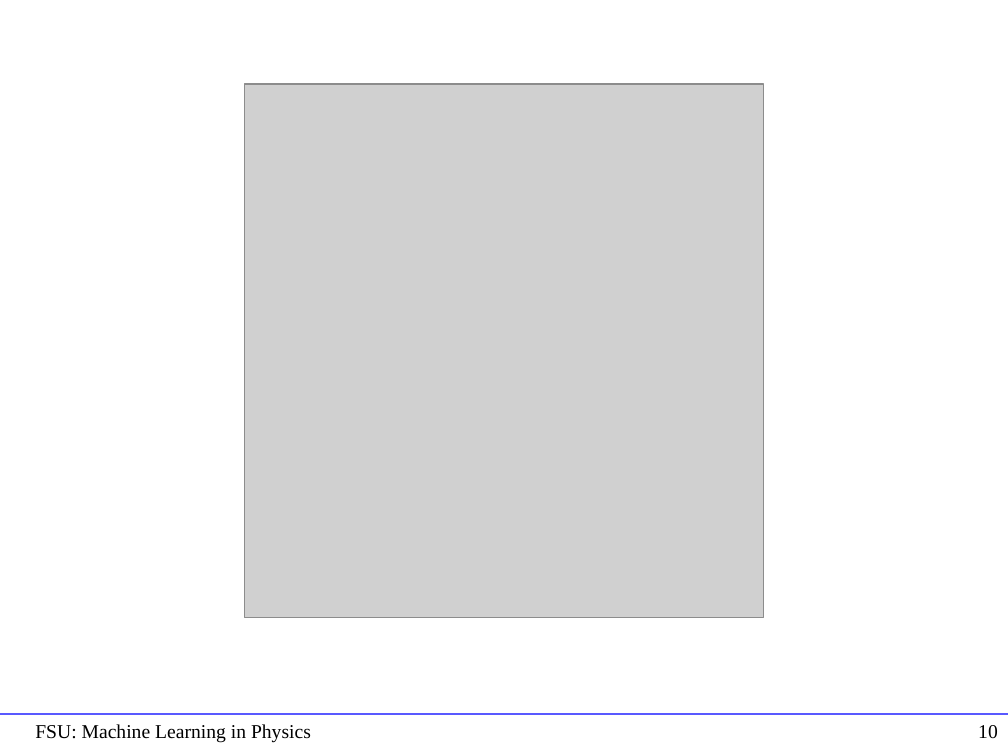
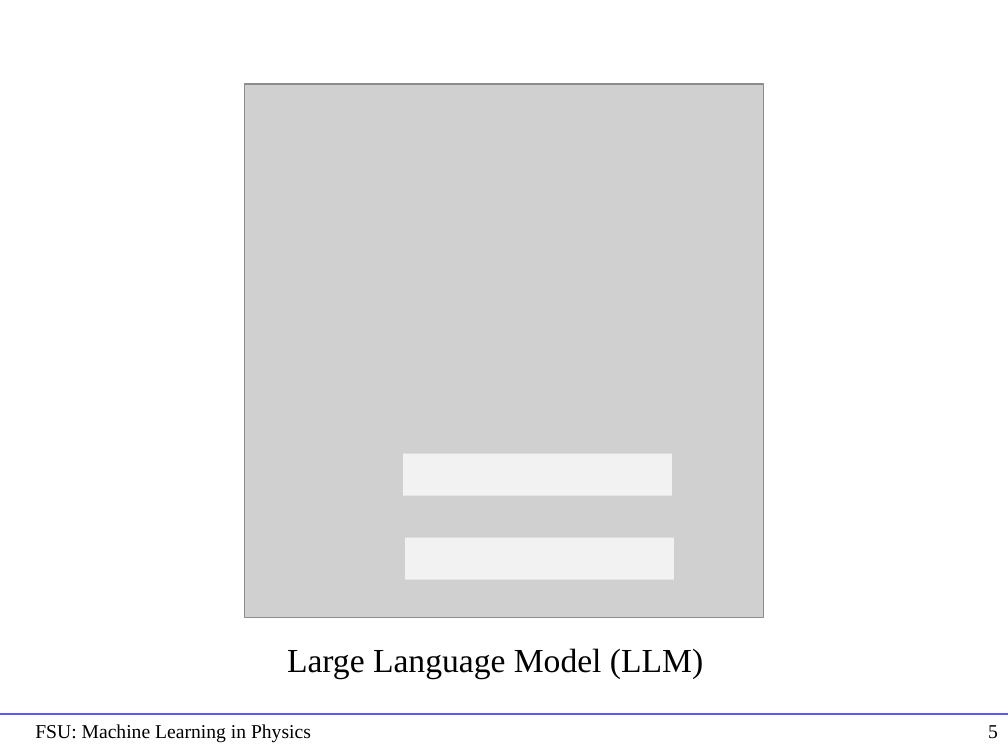
Before and after one commit to hbprosper/mlinphysics, a slide deck: slide 5 of Lectures/01.Foundations/Lecture01.pptx (slide 10 before the commit). Drawn at 1008x756 pixels with LibreOffice and Linux fonts; fonts in the diff are those of the drawing; grey boxes stand for pictures. Boxes give left, top, right and bottom in pixels: in the first picture for what was removed or moved away, otherwise in the second. Text is boxed around its words. In the diff, an @@ line names an element or a change of style, - is before the commit and + after.

```diff
--- a/Lectures/01.Foundations/Lecture01.pptx
+++ b/Lectures/01.Foundations/Lecture01.pptx
@@ rectangle added at (x1=403, y1=454, x2=672, y2=496), fill #F2F2F2 @@
@@ rectangle added at (x1=405, y1=537, x2=674, y2=580), fill #F2F2F2 @@
@@ text added at (x1=287, y1=648, x2=703, y2=679), 24 pt, text #000000 @@
+Large Language Model (LLM)
@@ page number at (x1=988, y1=725, x2=998, y2=739): text changed @@
-10
+5
```
Also in this commit, not shown: 5 other slides changed, 3 slides added, 6 slides removed, 8 other files.
